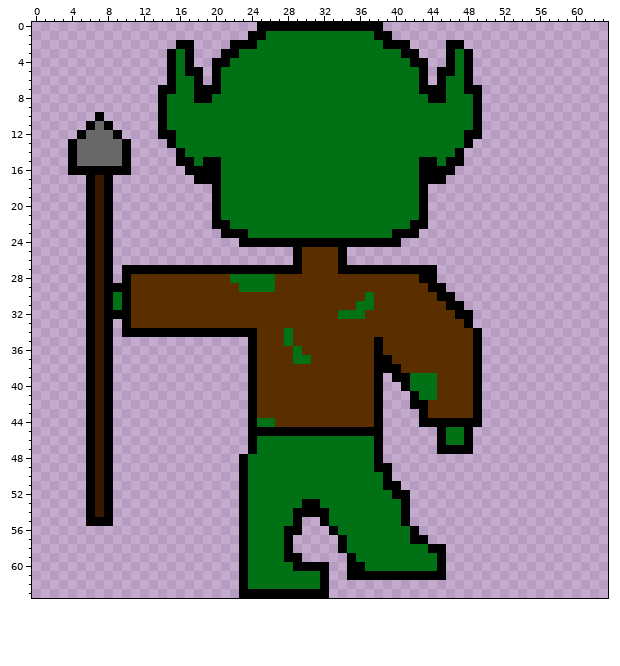
Pixel-art sprite, stored at assets/goblin_dead.png. Above is the file before it was changed.
The file is 64x64 pixels.
The result:
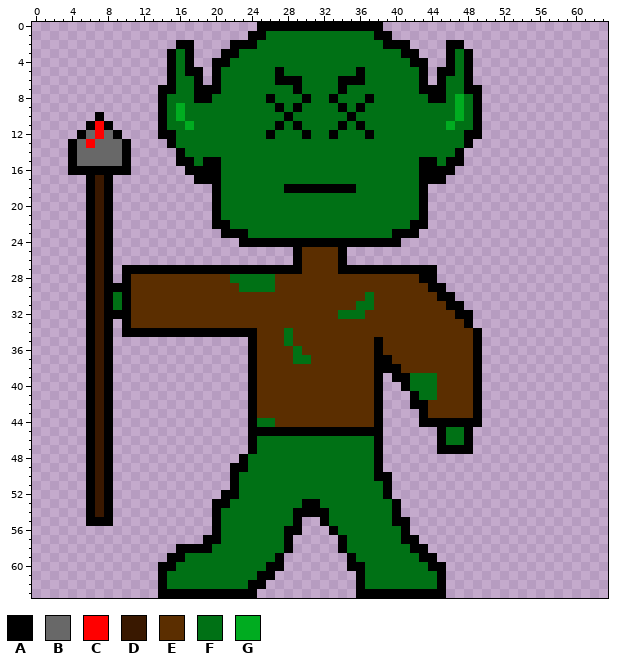
Palette (. is transparent): A #000000  B #686868  C #ff0000  D #391800  E #5b2e00  F #007115  G #00ac20
From old to new:
Changed rows in their new state; - is an unchanged pixel.
first column x 6:
 5 ---------------------A--------A-----------
 6 ---------------------AAA----AAA-----------
 7 -----------------------A----A-------------
 8 --------------------A---A--A---A---------G
 9 ----------G----------A-A----A-A----------G
10 ----------G-----------A------A-----------G
11 -C---------G---------A-A----A-A---------G-
12 -C------------------A---A--A---A----------
13 C-----------------------------------------
first column x 28:
18 AAAAAAAA
first column x 14:
49 --------A----------------.------
50 --------AF--------------A-------
51 --------AF----------------.-----
52 -------AAF---------------A..----
53 ------AAFF----------------A.----
54 ------AFFF----------------A.----
55 ------AFFF----------------A-----
56 ------AFFF-----------------A.---
57 -----AAFFF-----------------A-.--
58 --AAAAFFFF------------------AA..
59 -AAFFFFFFF---A..-------------AA.
60 AAFFFFFFFF--AA.....-----------A-
61 AFFFFFFFFF-AA......--.-FFFFFFFF-
62 AFFFFFFFFFAA.......---AFFFFFFFFA
63 AAAAAAAAA--........---AAAAAAAAAA
Where, in picture pixels (left, top, right, bottom), the same in both pictures:
changed: (266, 67, 374, 139)
changed: (446, 94, 464, 130)
changed: (176, 103, 194, 130)
changed: (86, 121, 104, 148)
changed: (284, 184, 356, 193)
changed: (158, 463, 446, 598)
